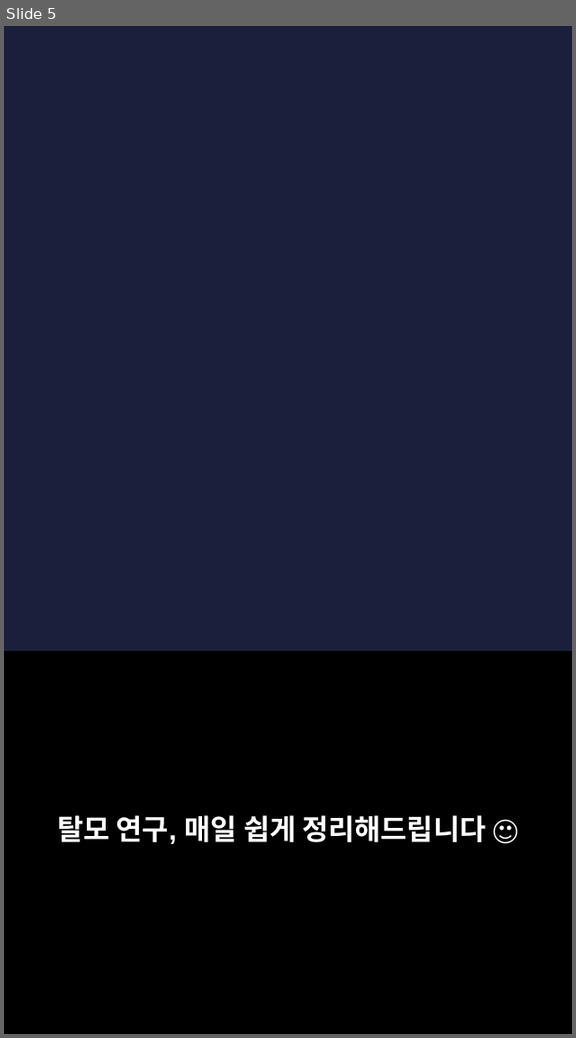
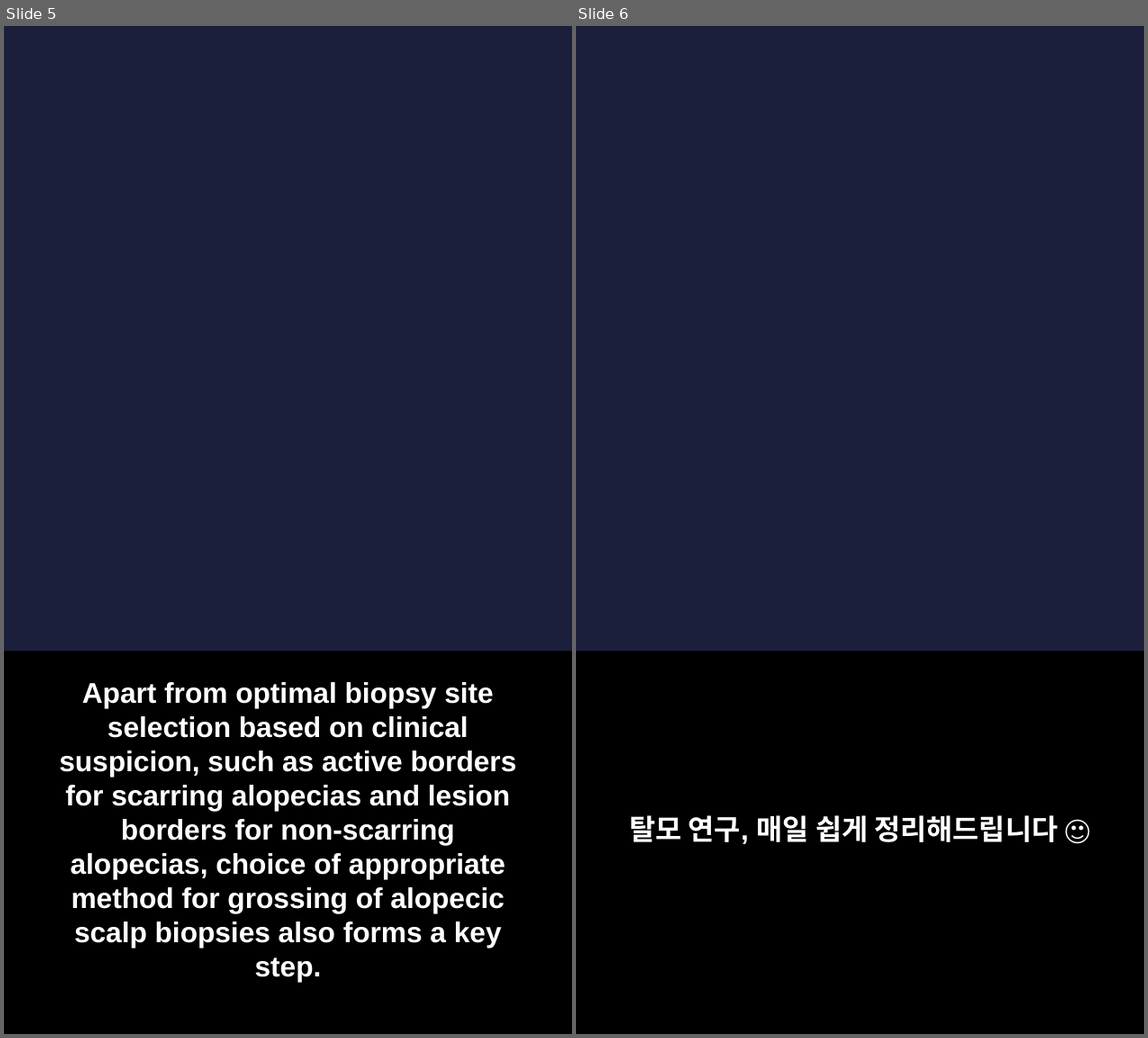
Before and after one commit to hyokang2010-BJ-ANTH/product-builder-test, a slide deck: data/2026-09-11/slides.pptx. Shown side by side, each under a label of ours: slide 5 before the commit, slides 5 and 6 after it. The pictures are 576x1038 and 1148x1038 pixels, drawn with LibreOffice and Linux fonts; fonts in the diff are those of the drawing; background and template pictures are left out. Boxes give left, top, right and bottom in pixels: in the first picture for what was removed or moved away, otherwise in the second. Text is boxed around its words. In the diff, an @@ line names an element or a change of style, - is before the commit and + after.

```diff
--- a/data/2026-09-11/slides.pptx
+++ b/data/2026-09-11/slides.pptx
@@ slide 5 added at (4,26,572,1034), background picture (left out) @@
@@ rectangle added at (4,652,572,1034), fill #000000 @@
@@ text added at (59,682,517,982), 22 pt, text #FFFFFF, bold @@
+Apart from optimal biopsy site selection based on clinical suspicion, such as active borders for scarring alopecias and lesion borders for non-scarring alopecias, choice of appropriate method for grossing of alopecic scalp biopsies also forms a key step.
@@ what was slide 5 is now slide 6 @@
```
Also in this commit, not shown: 2 slides changed, 3 other slides added, 3 slides removed, 25 other files.
